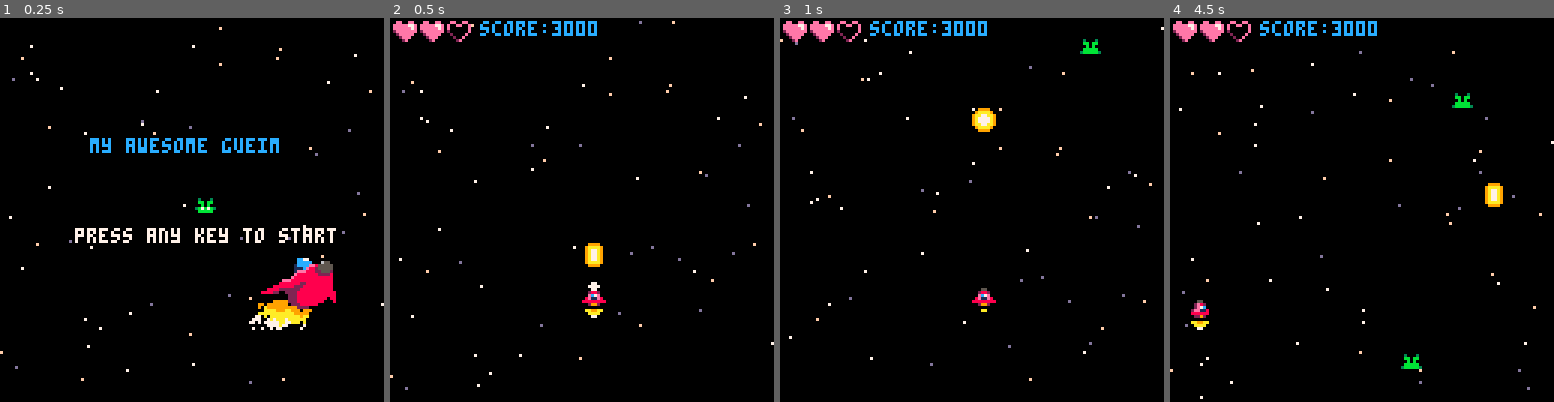
Above: before the commit, frames 1-4 (left to right).
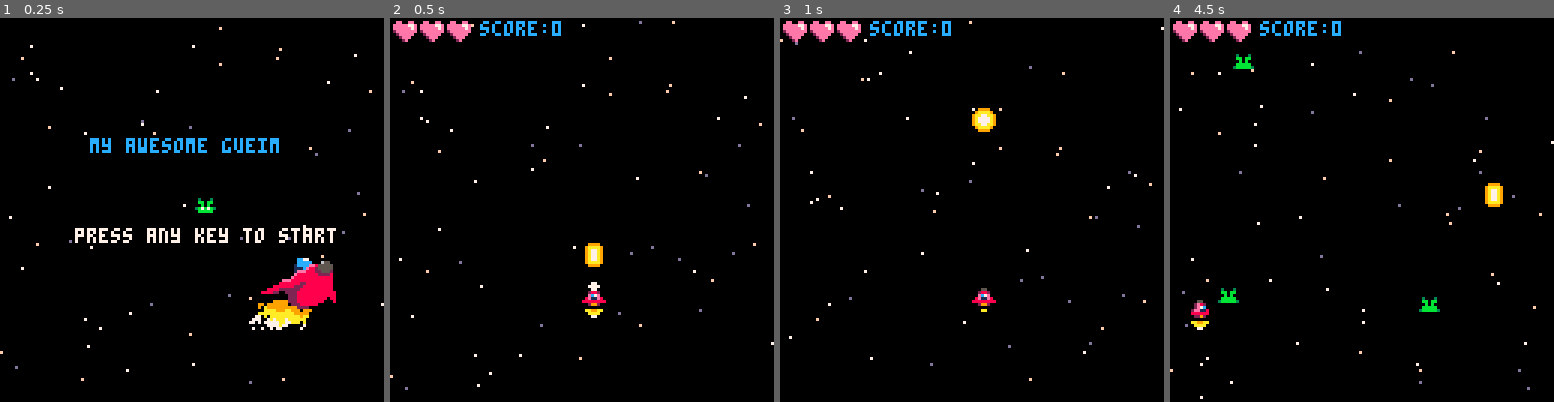
Above: after the commit, the same moments.

Repository: paula-clares/PICO-8-Games
Game: PICO-8 cartridge picocho.p8
The game is run twice, just before and just after one commit, with the same random seed, the same clock (stepped at 60 frames per second) and the same inputs.
Inputs:
- Up to frame 1 (0.25 s): no input
- Up to frame 2 (0.5 s): tap X (X key) at 0.33 s
- Up to frame 3 (1 s): tap O (Z key) at 0.7 s
- Up to frame 4 (4.5 s): tap X (X key) at 1.07, 1.85, 2.97, 4.08 s; hold Right 1.6-2.1 s; tap O (Z key) every 0.4 s from 1.7 to 4.1 s; hold Up 2.15-2.42 s; hold Right 2.47-3.03 s; hold Left 3.08-3.58 s; hold Down 3.63-3.97 s; hold Right from 4.02 s (still down)

Frame 1 is identical in both runs. In frame 2, 0.4% of the frame differs, in the area x 15-54%, y 0-6%; in frame 3, 0.5%; in frame 4, 1.0%, in the area x 12-79%, y 0-92%.

Commit message:
Simplify vulnerability

Diff:
--- a/picocho.p8
+++ b/picocho.p8
@@ -58,9 +58,8 @@
 		y=90,
 		sx=2,
 		sy=2,
-		invulnerable=false
+		invul=0
 	}
-	shipbcount=0
 	shootfrqc=0
 
 	--sprites
@@ -73,29 +72,15 @@
 	muzzle=0
 
 	--ui
-	score=3000
-	lives=2
+	score=0
+	lives=3
 
 	--bullets
 	bullets={}
 	--enemies
 	enemytypes={"green","red"}
-	totenemies=5
 	enemies={}
-	for i=1,totenemies do
-		local entype=enemytypes[
-				flr(rnd(2)+1)
-			]
-		local enemy={
-			x=rnd(120)-10,
-			y=-8-(rnd(220)),
-			type=entype,
-			spr=enemyspr(entype),
-			sx=enemyspd(entype,"x"),
-			sy=enemyspd(entype,"y")
-		}
-	add(enemies,enemy)
-	end
+	spawnenemies(5)
 
 end --start_game
 -->8
@@ -140,11 +125,11 @@
 end
 
 function svisible()
-	if ship.invulnerable==false do
+	if ship.invul<=0 do
 		return true
 	end
 
-	return shipbcount%3!=0
+	return ship.invul%5!=0
 end
 
 function shoot()
@@ -214,6 +199,22 @@
 	return true
 end
 
+function spawnenemies(total)
+	for i=1,total do
+		local entype=enemytypes[
+				flr(rnd(2)+1)
+			]
+		local enemy={
+			x=rnd(100)+10,
+			y=-8-(rnd(250)),
+			type=entype,
+			spr=enemyspr(entype),
+			sx=enemyspd(entype,"x"),
+			sy=enemyspd(entype,"y")
+		}
+	add(enemies,enemy)
+	end
+end
 -->8
 --update
 function update_game()
@@ -249,16 +250,7 @@
 	--moving the ship
 	ship.x+=ship.sx
 	ship.y+=ship.sy
-
-	--ship blink/invulnerable
-	if ship.invulnerable do
-		if shipbcount>35 do
-			shipbcount=0
-			ship.invulnerable=false
-		else
-			shipbcount+=1
-		end
-	end
+	ship.invul-=1
 
 	--checking bounds
 	if ship.x>120 then
@@ -306,8 +298,10 @@
 			end
 		end
 
+		--enemy leaves screen
 		if myenemy.y>128 then
 		 del(enemies,myenemy)
+		 spawnenemies(1)
 		end
 		if myenemy.x>128 then
 			myenemy.x=0
@@ -318,11 +312,11 @@
 
 	--check collision ship x enemy
 	for myenemy in all(enemies) do
-		if ship.invulnerable==false
+		if ship.invul<=0
 			and coll(myenemy,ship) then
 			lives-=1
 			sfx(3)
-			ship.invulnerable=true
+			ship.invul=35
 		end
 		--check collision
 		--bullet x enemy
